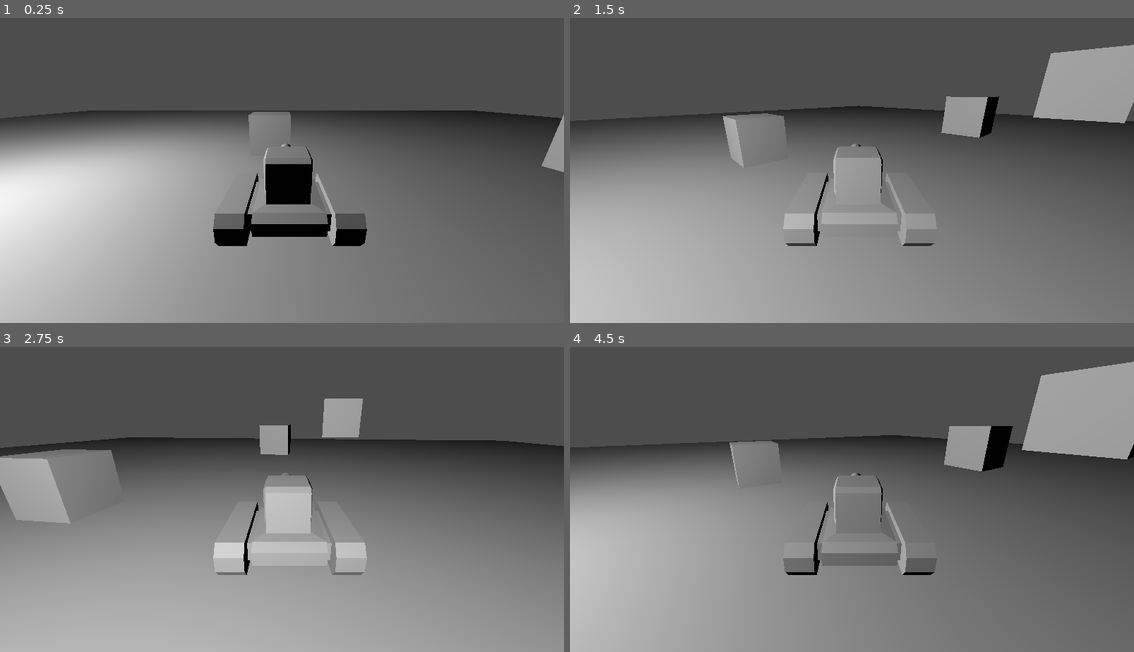
Above: before the commit, frames 1-4 (two rows, left to right).
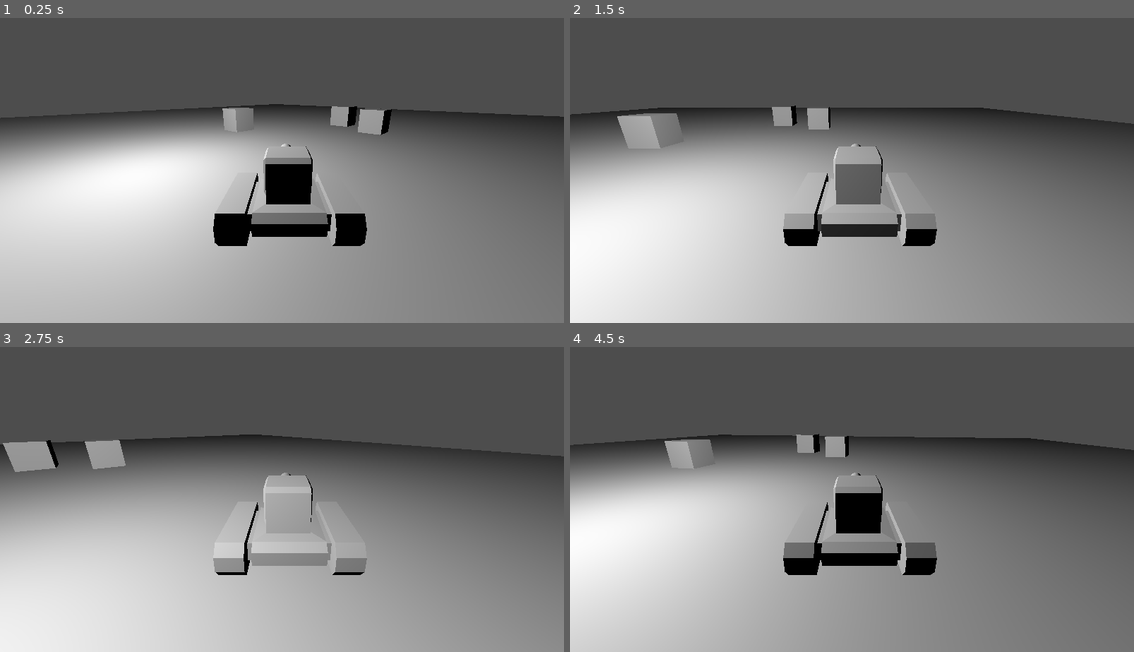
Above: after the commit, the same moments.

Repository: HelmetBugg/BioTankRebuilt
Game: Godot game, scene res://scene_directory/test_level.tscn
The game is run twice, just before and just after one commit, with the same random seed, the same clock (stepped at 60 frames per second) and the same inputs.
Inputs:
- Up to frame 1 (0.25 s): no input
- Up to frame 2 (1.5 s): tap Enter at 0.5 s; hold D (Right) 0.53-1.28 s; hold S (Back) from 1.28 s (still down)
- Up to frame 3 (2.75 s): release S (Back) at 2.03 s; hold D (Right) from 2.03 s (still down)
- Up to frame 4 (4.5 s): release D (Right) at 2.78 s; hold W (Forward) 2.78-3.53 s; hold A (Left) from 3.53 s (still down)

The runs differ from the first frame. In frame 1, 29% of the frame differs, in the area x 0-100%, y 28-100%; in frame 2, 40%, in the area x 0-100%, y 8-100%; in frame 3, 31%; in frame 4, 37%.

Commit message:
added some basic enemy states. idle, death and pursue

Diff:
--- a/scene_directory/enemy.gd
+++ b/scene_directory/enemy.gd
@@ -2,19 +2,33 @@
 
 enum States {IDLE, PURSUE, ATTACK, DEATH}
 var currentState = States.IDLE
-const SPEED = 5.0
-const JUMP_VELOCITY = 4.5
+var target;
+const SPEED = 0.5
 
-# Get the gravity from the project settings to be synced with RigidBody nodes.
 var gravity = ProjectSettings.get_setting("physics/3d/default_gravity")
 
+func _physics_process(delta):
+	if not is_on_floor():
+		velocity.y -= gravity * delta
+	if target != null:
+		velocity = -transform.basis.z * SPEED
+	move_and_slide()
 
-func _physics_process(delta):
-	pass
-
-
+func _process(delta):
+	if currentState == States.PURSUE:
+		look_at(target.position, Vector3.UP)
+	elif currentState == States.IDLE:
+		pass
+	elif currentState == States.DEATH:
+		pass
 
 func _on_sight_area_area_entered(area):
 	if(area.name == "PlayerVisibilityArea"): #change to something less hacky
 		currentState = States.PURSUE
-	print(currentState)
+		target = area.get_parent()
+
+
+func _on_sight_area_area_exited(area):
+	if(area.name == "PlayerVisibilityArea" and area.get_parent().name == target.name):
+		currentState = States.IDLE
+		target = null
--- a/scene_directory/enemy.tscn
+++ b/scene_directory/enemy.tscn
@@ -24,3 +24,4 @@
 shape = SubResource("SphereShape3D_7utau")
 
 [connection signal="area_entered" from="SightArea" to="." method="_on_sight_area_area_entered"]
+[connection signal="area_exited" from="SightArea" to="." method="_on_sight_area_area_exited"]
--- a/scene_directory/test_level.tscn
+++ b/scene_directory/test_level.tscn
@@ -22,7 +22,7 @@
 transform = Transform3D(1, 0, 0, 0, 1, 0, 0, 0, 1, -0.539598, 0.360977, 0)
 
 [node name="Player" parent="." instance=ExtResource("1_rwxxy")]
-transform = Transform3D(0.05, 0, 0, 0, 0.05, 0, 0, 0, 0.05, 0, 0.0689556, 0)
+transform = Transform3D(0.0336106, 0, -0.0370179, 0, 0.05, 0, 0.0370179, 0, 0.0336106, -0.443204, 0.0689556, 0.356041)
 
 [node name="enemy" parent="." instance=ExtResource("2_ui3k1")]
 transform = Transform3D(0.1, 0, 0, 0, 0.1, 0, 0, 0, 0.1, 0.339217, 0.220814, 0.202553)
